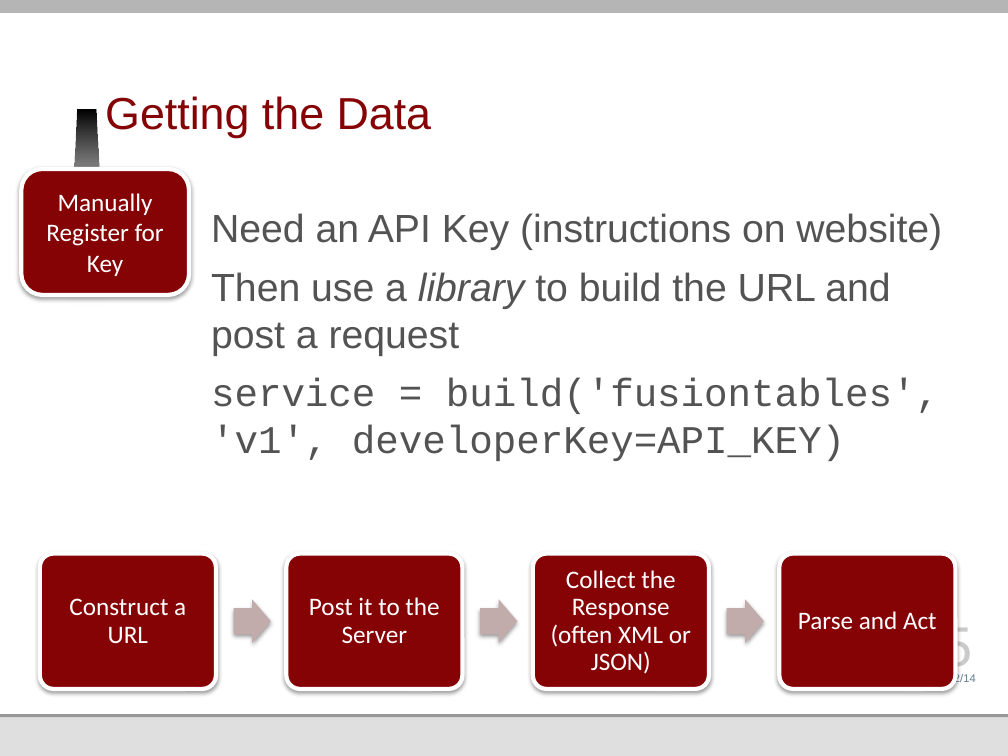
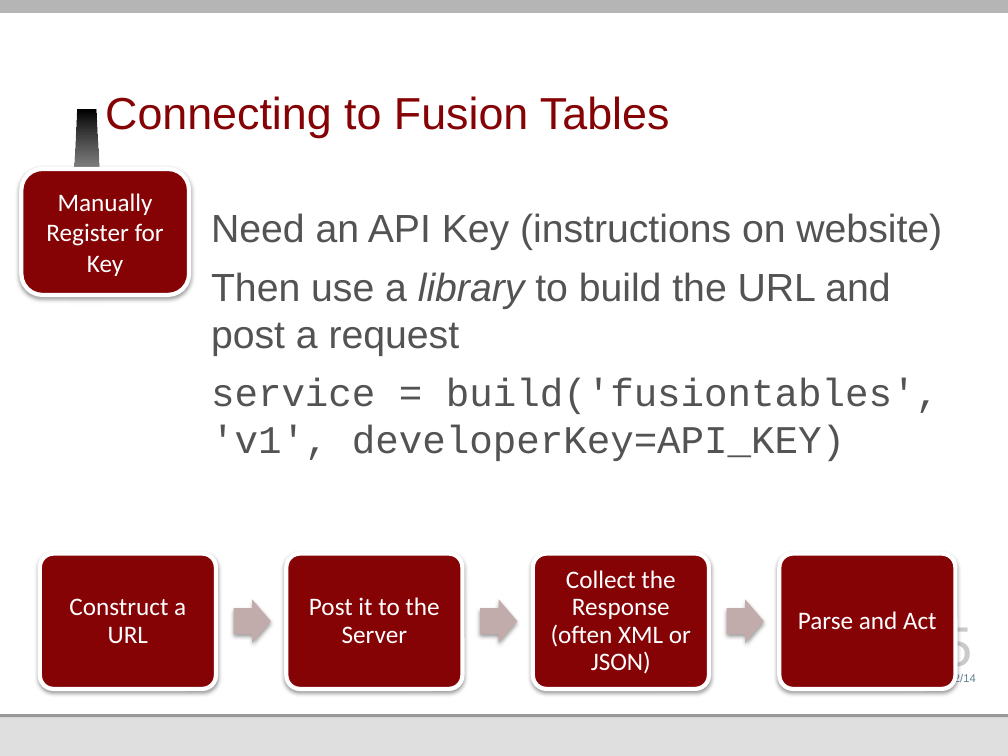
Before and after one commit to jmankoff/data, a slide deck: slide 5 of Lectures/Byte 2.pptx. Drawn at 1008x756 pixels with LibreOffice and Linux fonts; fonts in the diff are those of the drawing; background and template pictures are left out. Boxes give left, top, right and bottom in pixels: in the first picture for what was removed or moved away, otherwise in the second. Text is boxed around its words. In the diff, an @@ line names an element or a change of style, - is before the commit and + after.

```diff
--- a/Lectures/Byte 2.pptx
+++ b/Lectures/Byte 2.pptx
@@ title at (105, 96, 669, 138): text changed @@
-Getting the Data
+Connecting to Fusion Tables
```
Also in this commit, not shown: 1 other slide changed, 23 slides added, 1 other file.
